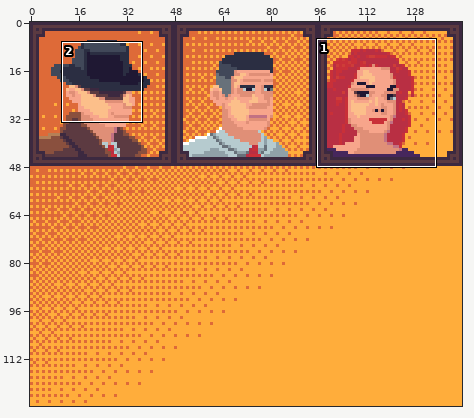
File history of a pixel-art file, Assets/Portraits/Portraits.ase. Above: a wide view before the commit, with the close-up outlined.
Close-up. Old version:
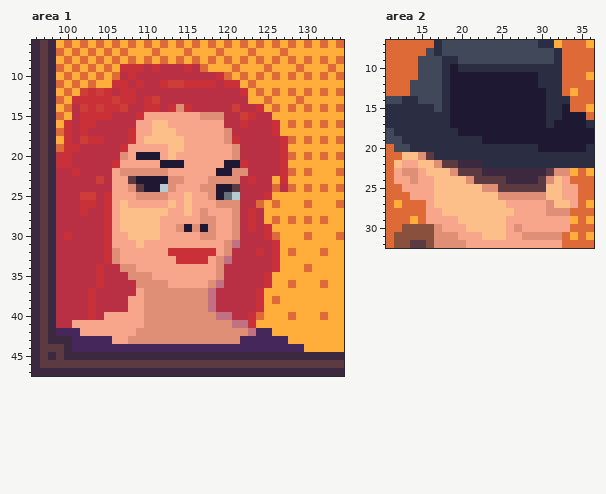
144x128 pixels, 1 frame. Shown: area 1: x 96..134, y 6..47; area 2: x 11..36, y 7..32. The commit also changed other parts of the picture, which this record leaves out.
Now the later version:
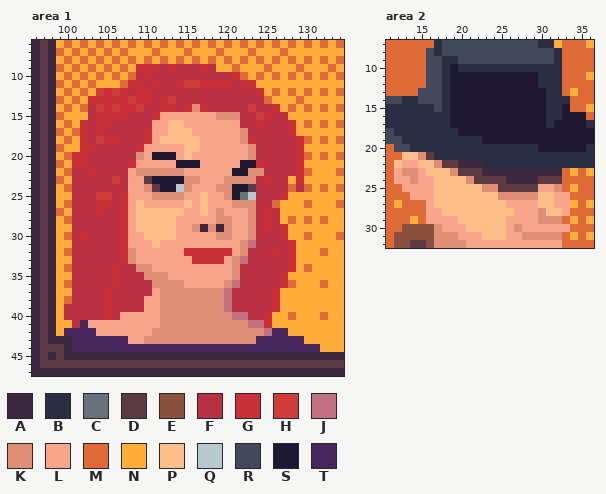
Palette (. is transparent): A #3c2940  B #2b2e42  C #68717a  D #5c3a41  E #8a503e  F #b92f43  G #c93038  H #ce3d38  J #c27183  K #e08f77  L #f7a58b  M #de6a38  N #ffad3b  P #fcbf8a  Q #b6cbcf  R #414859  S #1f1833  T #46275c
Edits made:
Area 1, layer "chars":
y 9: x 107..108 GG -> MN; x 110 F -> G; x 113 F -> G; x 115 G -> F; x 117..118 MN -> GF
y 10: x 107..108 FG -> NM; x 110 F -> G; x 119..121 GMN -> FFG
y 11: x 106..108 GGF -> NMG; x 111..116 FGHHGG -> GFFGHH; x 119 F -> G; x 121..123 GNM -> FGG
y 12: x 102..103 HG -> MN; x 106 F -> H; x 108..110 GFF -> FGG; x 122..124 GNM -> FFG
y 13: x 101..102 GG -> MN; x 106 H -> G; x 108..109 GF -> HG; x 111..113 HFF -> FGH; x 123..124 NN -> FF
y 14: x 101..103 FHG -> NMF; x 106..112 GHFFGGF -> HGGHFFG; x 114 K -> F; x 116..117 FF -> KG; x 121 H -> F; x 123..126 FGNM -> HFFG
y 15: x 101..103 FGG -> NNF; x 106..107 FF -> GG; x 109..111 GLL -> FFG; x 117..118 KK -> LL; x 120..127 FFHGFFNN -> KKFFHGFF
y 16: x 100..101 GF -> MN; x 103..105 GFF -> FGG; x 109..114 LLPPLL -> FFLLPP; x 120..122 FFG -> LLF; x 124 F -> G; x 126..128 GNM -> FFG
y 17: x 100..101 GF -> NM; x 104 F -> G; x 108..112 GLLPP -> FFGLL; x 114..115 LL -> PP; x 120..122 KFF -> LLK; x 126..128 GNN -> FFG
y 18: x 100..106 GFHGGFF -> MNGFHGG; x 108..111 GLPP -> FFGL; x 115..116 LL -> PP; x 120..123 KGFF -> LLKG; x 127..129 GMN -> FFG
y 19: x 100..103 GGFF -> NNGG; x 107..109 GLL -> FFG; x 113..116 PPLL -> LLPP; x 121..123 KFF -> LLK; x 127..129 GNN -> FFG
y 20: x 99..102 GGFF -> NMGG; x 107..110 KLSS -> FFKL; x 112..113 LP -> SS; x 115 L -> P; x 121..123 KFF -> LLK; x 127..129 GMN -> FFG
y 21: x 99..102 GGFF -> MNGG; x 106..108 GLL -> FFG; x 112..113 SS -> LL; x 115..116 LL -> SS; x 120..124 SSGFF -> LLSSG; x 127..129 GNN -> FFG
y 22: x 99..101 FFG -> NMF; x 103 F -> G; x 106..108 LKK -> FFL; x 113..114 LL -> KK; x 119..124 SSKKFF -> LLSSKK; x 127..129 GMN -> FFG
y 23: x 99..100 FF -> MN; x 104 H -> F; x 106..110 LLDSS -> HFLLD; x 113..116 KKLL -> SSKK; x 118..119 KK -> LL; x 122..123 FG -> KK; x 125..127 FNG -> GFF; x 129 N -> G
y 24: x 99..100 FF -> NM; x 106..115 LLKDSSQKLL -> FFLLKDSSQK; x 117..123 KKSSDFF -> LLKKSSD; x 126 M -> F; x 129 N -> F
y 25: x 99..100 FF -> NN; x 102..107 HHFGLL -> FFHHFG; x 109..110 KK -> LL; x 113..115 LLP -> KKL; x 117..123 LKSCQFF -> PLLKSCQ; x 125..127 GNN -> FFG
y 26: x 99..100 FF -> NM; x 102..104 GGF -> FFG; x 106..107 LP -> FG; x 109 L -> P; x 113 P -> L; x 117 L -> P; x 119..120 KK -> LL; x 122..125 FFMN -> KKFF
y 27: x 99..100 FF -> MN; x 102 G -> F; x 104..108 FGLPP -> GFFGL; x 113..115 LLP -> PPL; x 117 K -> P; x 119 L -> K; x 121..123 KFG -> LLK; x 125..126 NN -> GF
y 28: x 99..100 FF -> NM; x 105..108 GLPP -> FFGL; x 112..113 LL -> PP; x 117..123 KKLLKFG -> LLKKLLK; x 125..126 NM -> GF
y 29: x 99..100 FF -> NN; x 105..108 GLPP -> FFGL; x 112..115 LLKS -> PPLL; x 117 S -> A; x 119..123 LLKFG -> AKLLK; x 126..127 NN -> FG
y 30: x 99..100 FG -> NM; x 102 F -> G; x 105..109 GLLPP -> FFGLL; x 112..113 LL -> PP; x 117..123 KKLLKFF -> LLKKLLK; x 125..127 GMN -> FFG
y 31: x 99..100 FF -> NN; x 105..107 GLL -> FFG; x 109 P -> L; x 111 L -> P; x 120..123 KJFF -> LLKJ; x 126..128 GNN -> FFG
y 32: x 99..100 FF -> NM; x 105..108 GKLL -> FFGK; x 113..114 GG -> LL; x 119..122 LKFF -> GGLK; x 124 G -> F; x 127..128 NM -> FG
y 33: x 99..100 FF -> NN; x 105..108 GKLL -> FFGK; x 114..115 GG -> LL; x 118..122 LKJFF -> GGLKJ; x 126..128 GNN -> FFG
y 34: x 99..100 FF -> NM; x 104 G -> F; x 106..110 FKKLL -> GFFKK; x 119..121 KFF -> LLK; x 126..128 GNN -> FFG
y 35: x 99..100 FF -> NN; x 104 G -> F; x 106 F -> G; x 108..109 KK -> FF; x 111..112 LL -> KK; x 119..121 KFF -> LLK; x 125..127 GNN -> FFG
y 36: x 99..100 FF -> NM; x 104 G -> F; x 106 F -> G; x 109..110 KK -> FF; x 113..114 LL -> KK; x 118..121 KJFF -> LLKJ; x 125..127 GNN -> FFG
y 37: x 99..100 FF -> NN; x 103 G -> F; x 105 F -> G; x 109..111 LKK -> FFL; x 118..120 JFF -> KKJ; x 124..126 GNN -> FFG
y 38: x 99..100 FF -> NM; x 103 G -> F; x 105 F -> G; x 108..111 LLKK -> FFLL; x 118..120 JFF -> KKJ; x 124..126 GNM -> FFG
y 39: x 99 F -> N; x 103 G -> F; x 105 F -> G; x 108..111 LLKK -> FFLL; x 118..120 JFF -> KKJ; x 124..126 GNN -> FFG
y 40: x 99 F -> N; x 103 G -> F; x 105..106 LL -> GF; x 110..111 KK -> LL; x 119..125 JJFFGMN -> KKJJFFG
y 41: x 99..102 FFLL -> NNFT; x 110..111 KK -> LL; x 121..125 JJGNN -> KKJJG
y 42: x 99 T -> N; x 102..103 LL -> TT; x 109..110 KK -> LL; x 123..127 JTTNN -> KKJTT
y 43: x 106..109 LLKK -> TTLL; x 122..123 TT -> KK; x 128..129 NN -> TT
y 44: x 130..131 NN -> TT
Area 2, layer "chars":
y 9..11: x 15 R -> M
y 12: x 14..15 RR -> MM
y 13: x 14 R -> M
y 23: x 31..33 DKK -> AAM
y 24: x 31..33 KPL -> DDM
y 25: x 30..34 DPPLL -> LLKMN
y 26: x 30 K -> P; x 32 P -> L; x 34 L -> M
y 27: x 30..34 LKPPL -> PPLLN
y 28: x 30..33 LKKK -> KPPL
y 29: x 30..33 LLLL -> KKKM
Boxes around the changes in both close-ups, in picture pixels (x1, y1, x2, y2):
changed: (56, 64, 320, 352)
changed: (410, 56, 426, 96)
changed: (538, 168, 578, 224)
